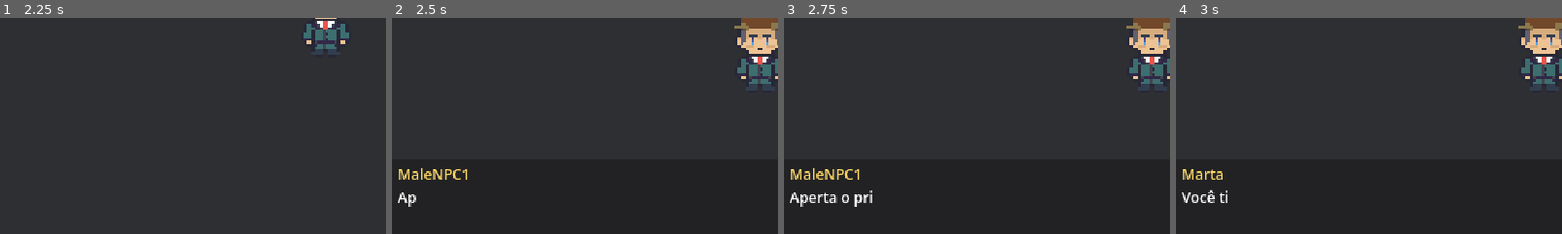
Above: before the commit, frames 1-4 (left to right).
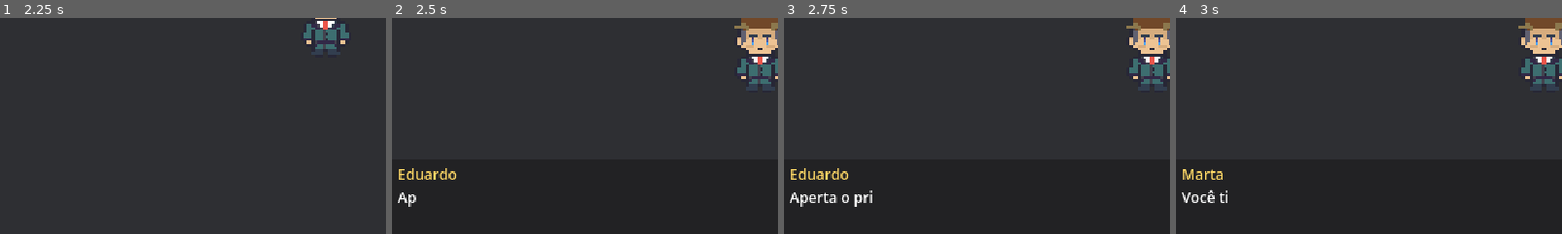
Above: after the commit, the same moments.

Repository: devrodofc/Elevator-Protocol
Game: Godot game, scene res://src/levels/reception.tscn
Same seed, same stepped clock (60 frames per second), same inputs: the game is played once before the commit and once after it. This scene is started directly instead of the project's main scene.
Inputs:
- Up to frame 1 (2.25 s): tap Enter at 0.5 s
- Up to frame 2 (2.5 s): no input
- Up to frame 3 (2.75 s): no input
- Up to frame 4 (3 s): click "Andar 3" at 2.75 s
The pictures show only the part of the screen within x 2-52%, y 48-98%; the shares and areas given below are measured in that part.

Frame 1 is identical in both runs. In frame 2, 0.5% of the frame differs, in the area x 2-20%, y 69-75%; in frame 3, 0.5%; in frame 4, nothing differs.

Commit message:
Correção dos nomes

Diff:
--- a/src/levels/reception_manager.gd
+++ b/src/levels/reception_manager.gd
@@ -100,7 +100,7 @@
 	var v_data: VisitorData = current_visita["visitor"]
 	var d_data: NPCDialogue = current_visita["dialogue"]
 
-	var speaker_name: String = v_data.nome if v_data else ""
+	var speaker_name: String = current_visita.get("nome", v_data.nome if v_data else "")
 	var speech_text: String = d_data.texto if d_data else ""
 
 	_show_dialogue_via_autoload(speaker_name, speech_text)
--- a/src/npcs/resources/common_npc_male1.tres
+++ b/src/npcs/resources/common_npc_male1.tres
@@ -18,6 +18,7 @@
 script = ExtResource("1_n2dn3")
 id = "001"
 nome = "MaleNPC1"
+nome_aleatorio = true
 cena = ExtResource("1_0ndgi")
 tags = Array[String](["Common"])
 dialogos = Array[ExtResource("2_hfhpi")]([ExtResource("3_oxr1i"), ExtResource("4_7lpjs"), ExtResource("5_kdm6g"), ExtResource("6_mkliu"), ExtResource("7_wedsh"), ExtResource("8_4jo7d"), ExtResource("9_4fjkk"), ExtResource("10_hgkql"), ExtResource("11_ofk2d"), ExtResource("12_1ejof")])
--- a/src/npcs/resources/visitor_data.gd
+++ b/src/npcs/resources/visitor_data.gd
@@ -1,8 +1,14 @@
 class_name VisitorData
 extends Resource
 
+const NOMES_PADRAO_PATH := "res://src/npcs/resources/male_names.tres"
+
 @export var id: String = ""
 @export var nome: String = ""
+## Sorteia um nome diferente a cada visita (para NPCs comuns). Desligado = usa "nome".
+@export var nome_aleatorio: bool = false
+## Lista de nomes para o sorteio (opcional). Vazio = male_names.tres.
+@export var lista_nomes: NameList
 @export var cena: PackedScene # Instância com arte/animação em Pixel Art
 @export var tags: Array[String] = [] # "delivery", "vip", "intruder", "send_to_basement", etc.
 @export var dialogos: Array[NPCDialogue] = []
@@ -19,5 +25,14 @@
 
 	return {
 		"visitor": self,
-		"dialogue": d
+		"dialogue": d,
+		"nome": _sortear_nome()
 	}
+
+
+## Nome desta visita: sorteado se nome_aleatorio estiver ligado, senão o "nome" fixo.
+func _sortear_nome() -> String:
+	if not nome_aleatorio:
+		return nome
+	var lista: NameList = lista_nomes if lista_nomes else load(NOMES_PADRAO_PATH)
+	return lista.pick()
